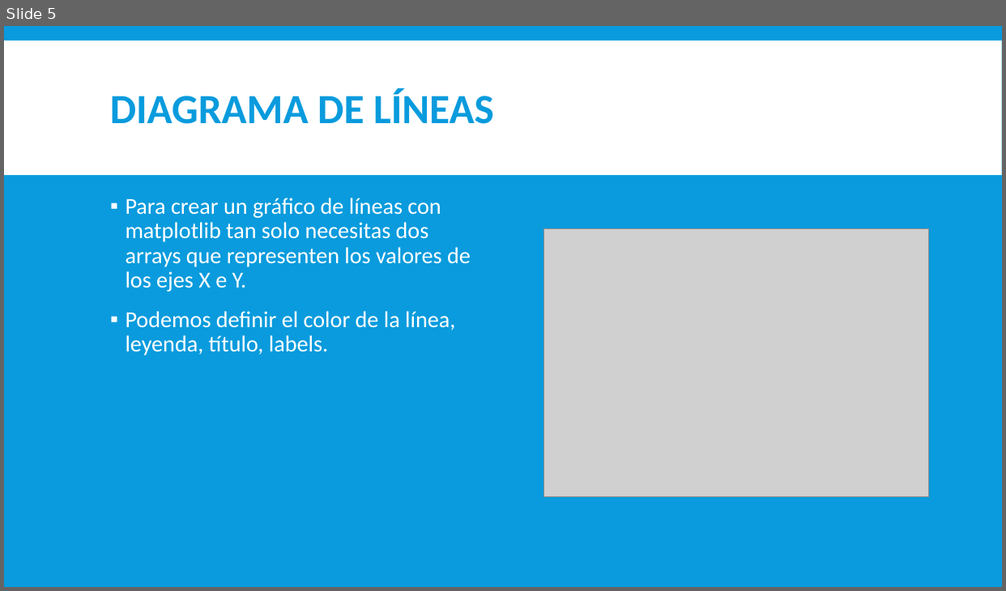
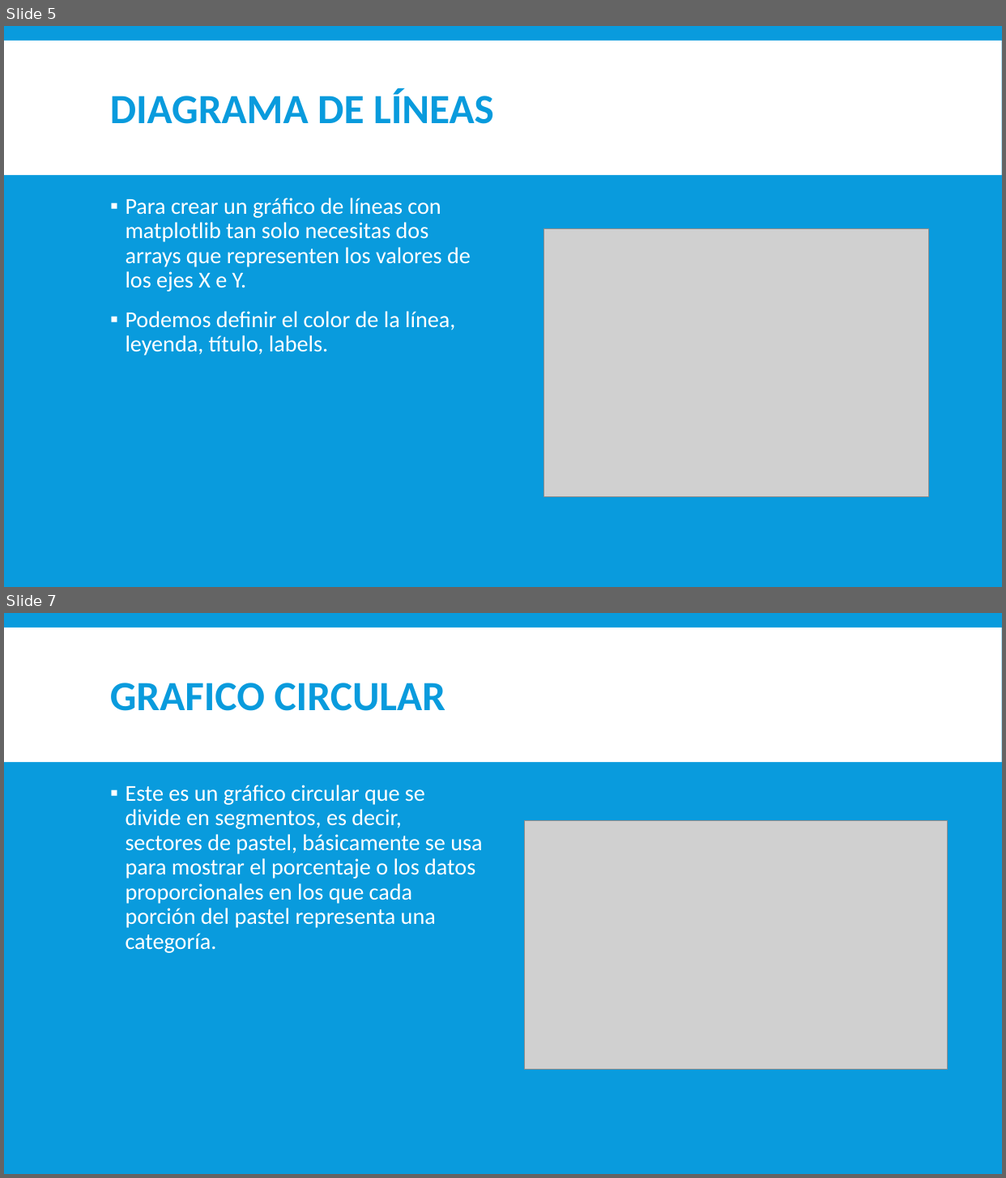
Before and after one commit to LuisOchoa1495/Graficos-Python, a slide deck: MATPLOTLIB_INTRODUCCION.pptx. Shown one above the other, each under a label of ours: slide 5 before the commit, slides 5 and 7 after it; the slides between them are not shown. The pictures are 1006x591 and 1006x1178 pixels, drawn with LibreOffice and Linux fonts; fonts in the diff are those of the drawing; grey boxes stand for pictures. Boxes give left, top, right and bottom in pixels: in the first picture for what was removed or moved away, otherwise in the second. Text is boxed around its words. In the diff, an @@ line names an element or a change of style, - is before the commit and + after.

```diff
--- a/MATPLOTLIB_INTRODUCCION.pptx
+++ b/MATPLOTLIB_INTRODUCCION.pptx
@@ slide 7 added at bbox=[4, 613, 1002, 1174], background #099BDD; not listed: 1 template element that a slide beside it also shows @@
@@ title added at bbox=[110, 683, 446, 711], 40 pt, text #099BDD, bold @@
+GRAFICO CIRCULAR
@@ text added at bbox=[126, 785, 482, 953], 22 pt, text #FFFFFF @@
+▪ Este es un gráfico circular que se divide en segmentos, es decir, sectores de pastel, básicamente se usa para mostrar el porcentaje o los datos proporcionales en los que cada porción del pastel representa una categoría.
@@ picture added at bbox=[524, 821, 948, 1070] @@
```
Also in this commit, not shown: 2 other slides added, 2 other files.
